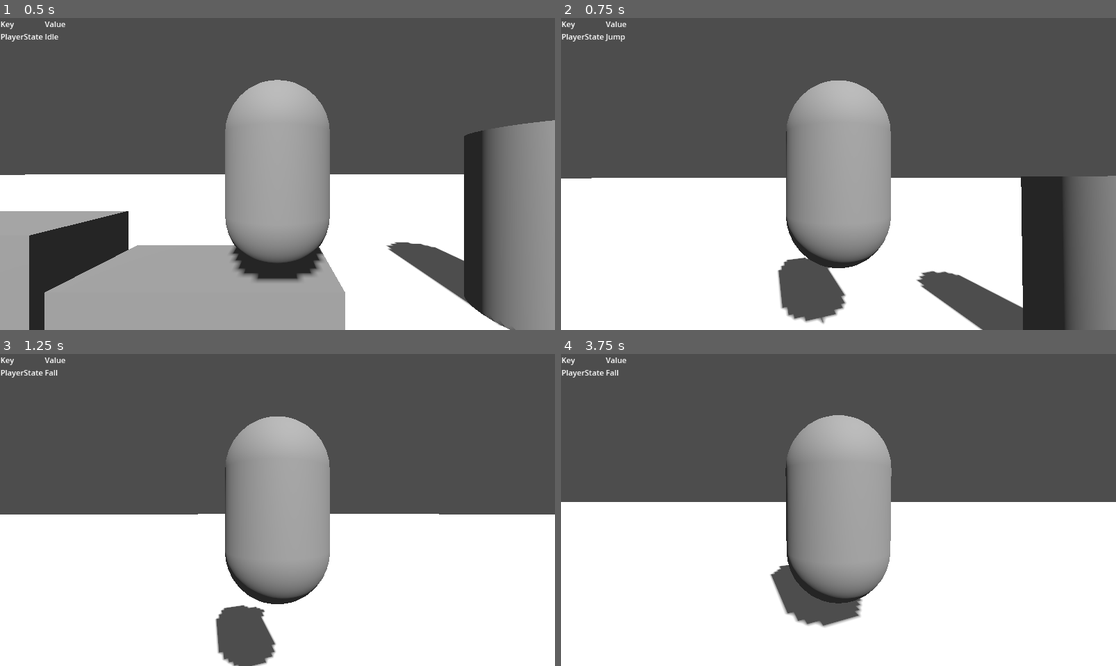
Above: before the commit, frames 1-4 (two rows, left to right).
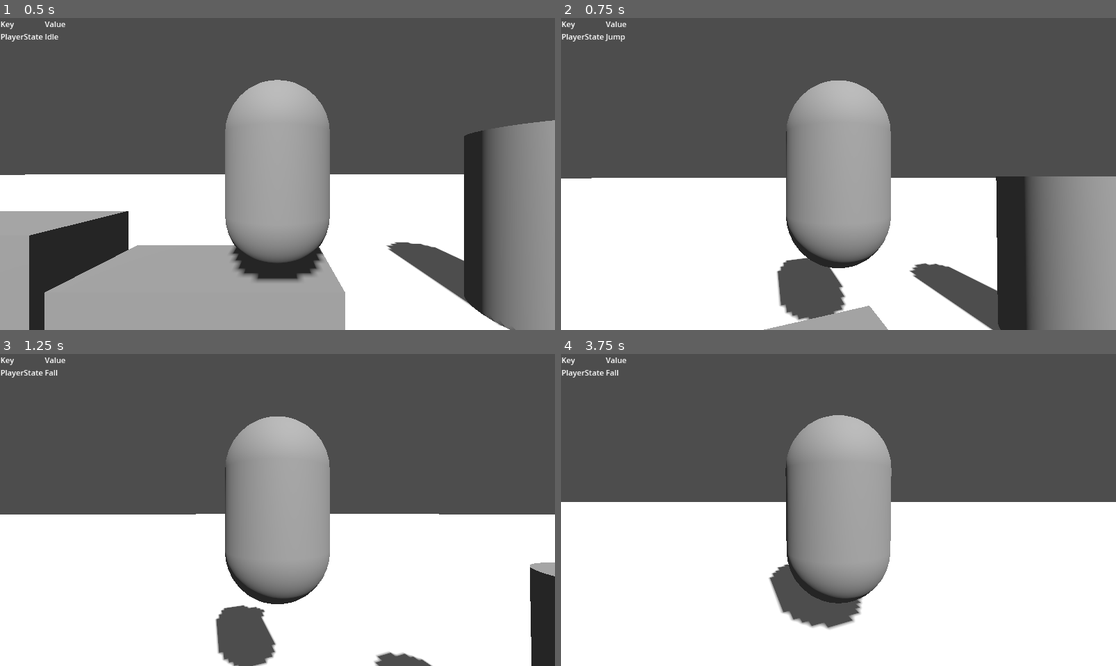
Above: after the commit, the same moments.

Repository: ee0pdt/godot-tps-test
Game: Godot game, scene res://main.tscn
Same seed, same stepped clock (60 frames per second), same inputs: the game is played once before the commit and once after it.
Inputs (mouse positions are in pixels of both pictures, inside the frame that each line leads up to):
- Up to frame 1 (0.5 s): no input
- Up to frame 2 (0.75 s): move the mouse to (866, 174) at 0.52 s; hold Up (forward) from 0.53 s (still down); tap Space (jump) at 0.6 s
- Up to frame 3 (1.25 s): keep holding Up (forward); tap Space (jump) at 0.77, 1.07 s
- Up to frame 4 (3.75 s): keep holding Up (forward); move the mouse to (810, 510) at 1.27 s; tap Space (jump) at 1.35, 1.52, 1.82, 2.1, 2.85, 3.02, 3.32, 3.6 s; move the mouse to (849, 503) at 2.02 s; move the mouse to (832, 516) at 2.77 s; move the mouse to (877, 513) at 3.52 s

Frame 1 is identical in both runs. In frame 2, 12% of the frame differs, in the area x 36-100%, y 50-100%; in frame 3, 1.8%; in frame 4, 0.4%.

Commit message:
Fixed some warnings and errors

Diff:
--- a/debug.gd
+++ b/debug.gd
@@ -3,7 +3,7 @@
 @onready var debug_text_label: RichTextLabel = %DebugTextLabel
 
 
-func _process(delta: float) -> void:
+func _process(_delta: float) -> void:
 	var values: PackedStringArray = get_meta_list()
 	var table_text = ""
 
--- a/fsm/state_machine.gd
+++ b/fsm/state_machine.gd
@@ -50,4 +50,4 @@
 	state.exit()
 	state = get_node(target_state_name)
 	state.enter(msg)
-	emit_signal("transitioned", state.name)
+	transitioned.emit(state.name)
--- a/player/player.gd
+++ b/player/player.gd
@@ -3,11 +3,12 @@
 class_name Player
 
 const SPEED = 5.0
+const AIR_SPEED = 2.0
 const JUMP_VELOCITY = 4.5
 const MOUSE_SENSITIVITY = 0.3  # Adjust this value to change mouse sensitivity
 
 @onready var pivot: Node3D = $CamOrigin
-@onready var camera: Camera3D = $CamOrigin/Camera3D
+@onready var camera: Camera3D = $CamOrigin/SpringArm3D/Camera3D
 
 # Get the gravity from the project settings to be synced with RigidBody nodes.
 var gravity = ProjectSettings.get_setting("physics/3d/default_gravity")
--- a/player/states/player_fall.gd
+++ b/player/states/player_fall.gd
@@ -15,36 +15,23 @@
 
 # Corresponds to the `_physics_process()` callback.
 func physics_update(delta: float) -> void:
-	if not player.is_on_floor():
+	if player.is_on_floor():
+		state_machine.transition_to("Idle")
+	else:
 		player.velocity.y -= player.gravity * delta
-	else:
-		state_machine.transition_to("Idle")
-		return
 
-	# Handle Jump.
-	#if Input.is_action_just_pressed("jump") and player.is_on_floor():
-		#state_machine.transition_to("Jump")
-		#return
-#
-	#if Input.is_action_just_pressed("quit"):
-		#get_tree().quit()
+		# Get the input direction and handle the movement/deceleration.
+		var input_dir = Input.get_vector("left", "right", "forward", "backward")
+		var direction = (player.transform.basis * Vector3(input_dir.x, 0, input_dir.y)).normalized()
 
-	## Get the input direction and handle the movement/deceleration.
-	## As good practice, you should replace UI actions with custom gameplay actions.
-	#var input_dir = Input.get_vector("left", "right", "forward", "backward")
-	#var direction = (player.transform.basis * Vector3(input_dir.x, 0, input_dir.y)).normalized()
-#
-	#if direction:
-		#player.velocity.x = direction.x * player.SPEED
-		#player.velocity.z = direction.z * player.SPEED
-	#else:
-		#player.velocity.x = move_toward(player.velocity.x, 0, player.SPEED)
-		#player.velocity.z = move_toward(player.velocity.z, 0, player.SPEED)
-#
-	#if player.velocity.length() > 0.0:
-		#state_machine.transition_to("Walk")
+		if direction:
+			player.velocity.x = direction.x * player.AIR_SPEED
+			player.velocity.z = direction.z * player.AIR_SPEED
+		else:
+			player.velocity.x = move_toward(player.velocity.x, 0, player.AIR_SPEED)
+			player.velocity.z = move_toward(player.velocity.z, 0, player.AIR_SPEED)
 
-	player.move_and_slide()
+		player.move_and_slide()
 
 
 # Called by the state machine upon changing the active state. The `msg` parameter
--- a/player/states/player_idle.gd
+++ b/player/states/player_idle.gd
@@ -14,7 +14,7 @@
 
 
 # Corresponds to the `_physics_process()` callback.
-func physics_update(delta: float) -> void:
+func physics_update(_delta: float) -> void:
 	if not player.is_on_floor():
 		state_machine.transition_to("Fall")
 
--- a/player/states/player_jump.gd
+++ b/player/states/player_jump.gd
@@ -22,6 +22,18 @@
 	else:
 		player.velocity.y -= player.gravity * delta
 
+		# Get the input direction and handle the movement/deceleration.
+		# As good practice, you should replace UI actions with custom gameplay actions.
+		var input_dir = Input.get_vector("left", "right", "forward", "backward")
+		var direction = (player.transform.basis * Vector3(input_dir.x, 0, input_dir.y)).normalized()
+
+		if direction:
+			player.velocity.x = direction.x * player.AIR_SPEED
+			player.velocity.z = direction.z * player.AIR_SPEED
+		else:
+			player.velocity.x = move_toward(player.velocity.x, 0, player.AIR_SPEED)
+			player.velocity.z = move_toward(player.velocity.z, 0, player.AIR_SPEED)
+
 		player.move_and_slide()
 
 
--- a/player/states/player_walk.gd
+++ b/player/states/player_walk.gd
@@ -14,7 +14,7 @@
 
 
 # Corresponds to the `_physics_process()` callback.
-func physics_update(delta: float) -> void:
+func physics_update(_delta: float) -> void:
 	if not player.is_on_floor():
 		state_machine.transition_to("Fall")
 
